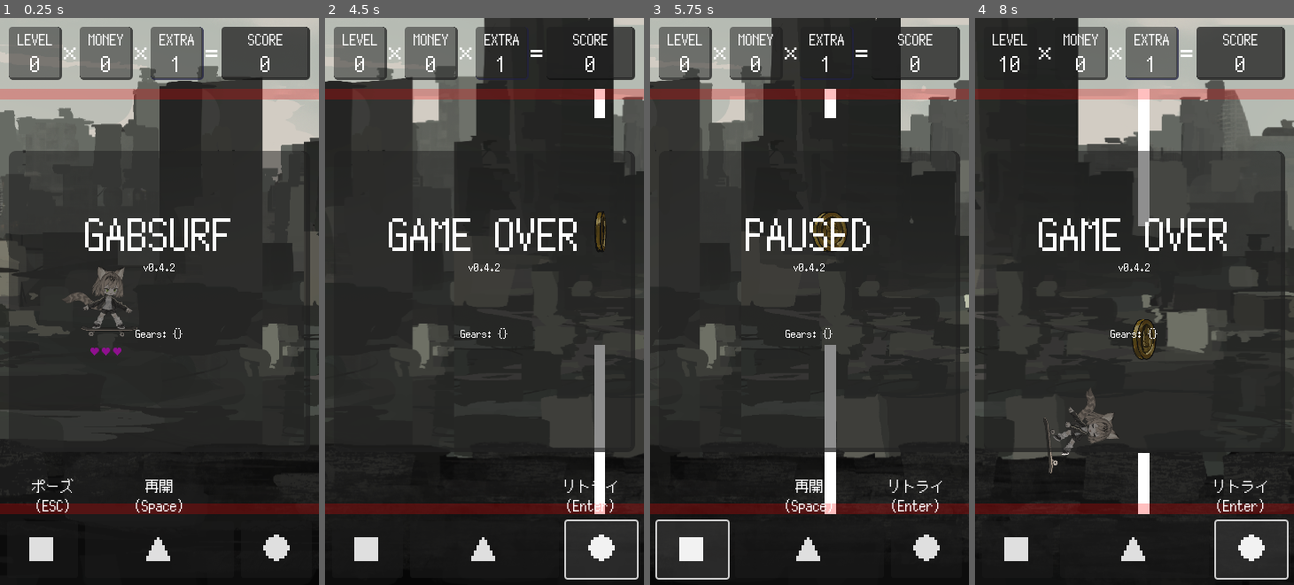
Above: before the commit, frames 1-4 (left to right).
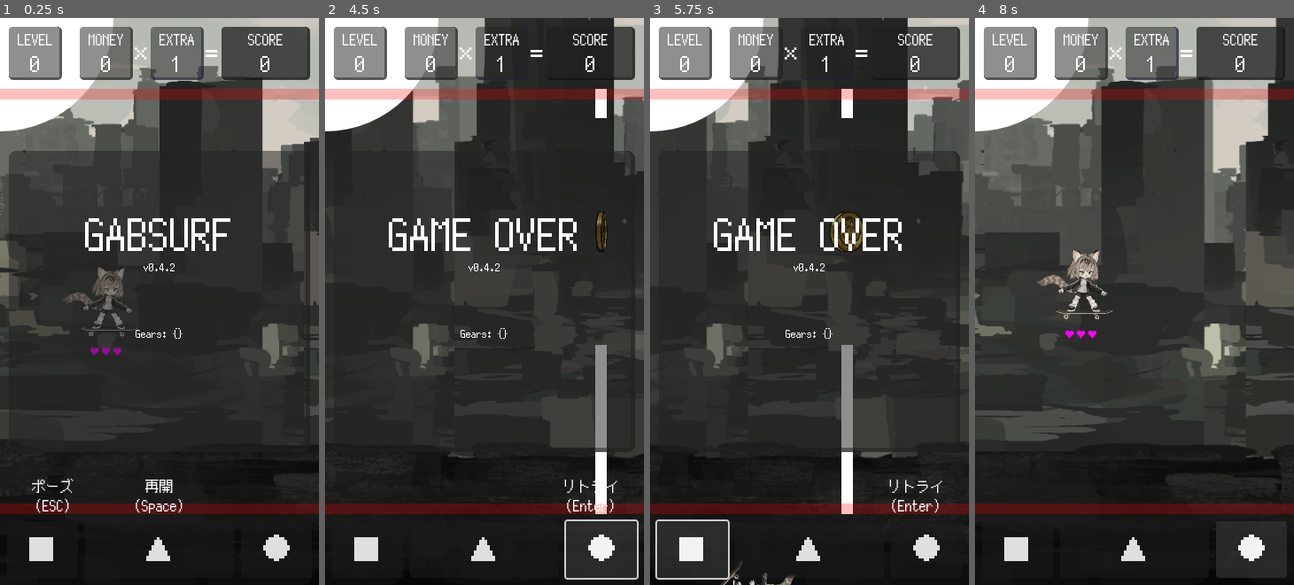
Above: after the commit, the same moments.

Repository: kamikoloss/gabsurf
Game: Godot game, scene res://scenes/main.tscn
The game is run twice, just before and just after one commit, with the same random seed, the same clock (stepped at 60 frames per second) and the same inputs. Sound files missing from this copy of the repository are replaced by a short silence.
Inputs:
- Up to frame 1 (0.25 s): no input
- Up to frame 2 (4.5 s): click "■" at 0.5 s; click "▲" at 1.25 s; click "●" at 2 s; click "■" at 2.75 s; click "▲" at 3.5 s; click "●" at 4.25 s
- Up to frame 3 (5.75 s): click "■" at 5 s
- Up to frame 4 (8 s): click "▲" at 5.75 s; click "●" at 6.5 s; tap Enter at 7.25, 7.35 s; tap Space at 7.52 s

The runs differ from the first frame. In frame 1, 5.2% of the frame differs, in the area x 0-36%, y 0-20%; in frame 2, 5.7%; in frame 3, 12%; in frame 4, 34%, in the area x 0-100%, y 0-100%.

Commit message:
リファクタ

Diff:
--- a/scenes/game.gd
+++ b/scenes/game.gd
@@ -11,7 +11,6 @@
 
 
 # Nodes
-@onready var _hero = $Hero
 @onready var _screen = $Screen
 @onready var _hero_anti_damage_bar = $Hero/UI/TextureProgressBar
 @onready var _bgm_player = $Hero/AudioPlayers/BGM
@@ -41,51 +40,63 @@
 
 
 func _ready():
+	Global.state_changed.connect(_on_state_changed)
 	Global.ui_jumped.connect(_on_ui_jumped)
 	Global.ui_paused.connect(_on_ui_paused)
 	Global.ui_retried.connect(_on_ui_retried)
 	Global.hero_damged.connect(_on_hero_damged)
 	Global.hero_got_level.connect(_on_hero_got_level)
 	Global.hero_got_money.connect(_on_hero_got_money)
+	Global.hero_got_gear.connect(_on_hero_got_gear)
 	Global.hero_entered_shop.connect(_on_hero_entered_shop)
 	Global.hero_exited_shop.connect(_on_hero_exited_shop)
-	Global.hero_got_gear.connect(_on_hero_got_gear)
 	Global.hero_kills_enemy.connect(_on_hero_kills_enemy)
-
-	_initialize_game()
-
-
-func _process(delta):
-	_screen.position.x = _hero.position.x
-
-
-# ゲームを初期化 + 一時停止する
-func _initialize_game():
-	print("---------------- Game Start ----------------")
-	Engine.time_scale = 1.0
-	set_process(false)
-	set_physics_process(false)
 
 	Global.initialize()
 	Gear.initialize()
 
-	_hero_anti_damage_bar.visible = false
-
-	Global.game_initialized.emit()
+
+func _process(delta):
+	_screen.global_position.x = get_viewport().get_camera_2d().global_position.x
+
+
+func _on_state_changed(from):
+	match Global.state:
+		# タイトル画面
+		Global.State.TITLE:
+			print("---------------- TITLE ----------------")
+			Engine.time_scale = 1.0
+			set_process(false)
+			set_physics_process(false)
+			_hero_anti_damage_bar.visible = false
+		# ゲーム中
+		Global.State.ACTIVE:
+			Engine.time_scale = 1.0
+			set_process(true)
+			set_physics_process(true)
+			# BGM を再開する
+			if _bgm_position != null:
+				_bgm_player.play(_bgm_position)
+		# ポーズ中
+		Global.State.PAUSED:
+			Engine.time_scale = 0.0
+			set_process(false)
+			set_physics_process(false)
+			# BGM の再開位置を保持して止める
+			_bgm_position = _bgm_player.get_playback_position()
+			_bgm_player.stop()
+		# ゲームオーバー
+		Global.State.GAMEOVER:
+			print("---------------- GAMEOVER ----------------")
+			_play_se(GAMEOVER_SOUND)
+			_enter_slow(SLOW_SPEED_GAMEOVER, SLOW_DURATION_GAMEOVER)
 
 
 func _on_ui_jumped():
 	# タイトル or ポーズ中 -> ゲーム中
 	var states = [Global.State.TITLE, Global.State.PAUSED]
 	if states.has(Global.state):
-		Engine.time_scale = 1.0
-		set_process(true)
-		set_physics_process(true)
 		Global.state = Global.State.ACTIVE
-
-		# BGM を再開する
-		if (_bgm_position != null):
-			_bgm_player.play(_bgm_position)
 
 	# ゲーム中
 	if Global.state == Global.State.ACTIVE:
@@ -93,18 +104,10 @@
 		_play_se_ui(JUMP_SOUND)
 
 
-
 func _on_ui_paused():
 	# ゲーム中 -> ポーズ中
 	if Global.state == Global.State.ACTIVE:
-		Engine.time_scale = 0.0
-		set_process(false)
-		set_physics_process(false)
 		Global.state = Global.State.PAUSED
-
-		# BGM の再開位置を保持して止める
-		_bgm_position = _bgm_player.get_playback_position()
-		_bgm_player.stop()
 
 
 func _on_ui_retried():
@@ -124,10 +127,6 @@
 	# Hero の残機が 0 になった場合: ゲームオーバー
 	if Global.life <= 0:
 		Global.state = Global.State.GAMEOVER
-		_play_se(GAMEOVER_SOUND)
-		_enter_slow(SLOW_SPEED_GAMEOVER, SLOW_DURATION_GAMEOVER)
-		print("Game is ended.")
-		Global.game_ended.emit()
 		return
 
 	# まだ残機がある and 無敵状態ではない: 無敵状態に突入する
@@ -245,10 +244,10 @@
 func _enter_anti_damage(duration):
 	Global.is_hero_anti_damage = true
 
-	var _tween = _get_anti_damage_tween()
 	_hero_anti_damage_bar.visible = true
 	_hero_anti_damage_bar.value = 100
 
+	var _tween = _get_anti_damage_tween()
 	_tween.tween_property(_hero_anti_damage_bar, "value", 0, duration)
 	_tween.tween_callback(func(): _hero_anti_damage_bar.visible = false)
 	_tween.tween_callback(func(): Global.is_hero_anti_damage = false)
--- a/scenes/gear.gd
+++ b/scenes/gear.gd
@@ -1,13 +1,4 @@
 extends Node
-
-# Gear に関連する処理
-
-# Gear の効果をどこに実装するか
-# 基本: game._on_hero_got_gear()
-# ATD, EME: game._on_hero_kills_enemy()
-# GTM: game._process_spawn_gate()
-# MSB: hero._on_hero_got_gear()
-# EMP, EMS: spawner._on_hero_got_gear()
 
 
 # Gear の種類
@@ -39,8 +30,9 @@
 	GearType.LFM: { "c": 0, "m": 3, "i": 12, "t": "臓器売買", "d": "残機 -1\nMONEY +10", "f": null },
 	GearType.LOT: { "c": 2, "m": 5, "i": 5, "t": "宝くじ", "d": "MONEY +0 ~ +5", "f": null},
 	GearType.MSB: { "c": 2, "m": 3, "i": 6, "t": "ミサイル", "d": "ジャンプ{0}回ごとに\nミサイルを1発発射する", "f": [5, 3, 2] },
+	#GearType.MSH: { "c": 2, "m": 3, "i": 6, "t": "追尾ミサイル", "d": "ミサイルが敵を追いかける\n (追尾強度: {0})", "f": ["小", "中", "大"] },
 	#GearType.MSM: { "c": 2, "m": 3, "i": 6, "t": "マルチミサイル", "d": "ミサイルを{0}\n方向に発射する", "f": [2, 3, 5] },
-	#GearType.MSW: { "c": 2, "m": 3, "i": 6, "t": "スーパーミサイル", "d": "壁がミサイル{0}発で\n壊れるようになる", "f": [5, 3, 2] },
+	#GearType.MSW: { "c": 2, "m": 3, "i": 6, "t": "巨大ミサイル", "d": "壁がミサイル{0}発で\n壊れるようになる", "f": [5, 3, 2] },
 	GearType.NOE: { "c": 10, "m": 1, "i": 1, "t": "安全運転", "d": "敵が出現しなくなる\n EXTRA x2", "f": null},
 	GearType.NOS: { "c": 10, "m": 1, "i": 1, "t": "ミニマリスト", "d": "ショップが出現しなくなる\nEXTRA x2", "f": null },
 	GearType.SCL: { "c": 5, "m": 1, "i": 9, "t": "ジェットエンジン", "d": "進行速度 x1.25\nEXTRA x2", "f": null },
@@ -131,7 +123,7 @@
 		var _random = _gears_on_sale[randi() % _gears_on_sale.size()]
 
 		# 避ける Gear が抽選された場合: NG 次のループへ
-		if (_random == ignore):
+		if _random == ignore:
 			continue
 
 		# すでに持っている場合
@@ -157,9 +149,9 @@
 
 	# ギア名をランクの色にする
 	var _rank_color = null
-	for _key in GEAR_RANK:
-		if (GEAR_RANK[_key].has(gear)):
-			_rank_color = _key
+	for key in GEAR_RANK:
+		if GEAR_RANK[key].has(gear):
+			_rank_color = key
 	match _rank_color:
 		Global.Rank.WHITE:
 			_title = _gear_info["t"]
--- a/scenes/global.gd
+++ b/scenes/global.gd
@@ -2,8 +2,13 @@
 
 
 # Signals
-signal game_initialized # ゲームが初期化されたとき
-signal game_ended # ゲームが終了したとき
+signal state_changed
+signal rank_changed
+signal level_changed
+signal money_changed
+signal extra_changed
+signal score_changed
+signal life_changed
 
 signal ui_jumped # ジャンプボタンを押したとき
 signal ui_paused # ポーズボタンを押したとき
@@ -17,17 +22,10 @@
 signal hero_exited_shop # Shop を出たとき
 signal hero_kills_enemy # Enemy を倒したとき
 
-signal state_changed
-signal rank_changed
-signal level_changed
-signal money_changed
-signal extra_changed
-signal score_changed
-signal life_changed
-
 
 # Enums
 enum State {
+	NONE, # 初期値
 	TITLE, # タイトル
 	ACTIVE, # ゲーム中
 	PAUSED, # ポーズ中
@@ -35,6 +33,7 @@
 }
 
 enum Rank {
+	NONE, # 初期値
 	WHITE,
 	BLUE,
 	GREEN,
@@ -53,7 +52,7 @@
 var is_hero_anti_damage: bool = false # Hero が無敵状態かどうか
 var hero_move_velocity: int = 200 # Hero の横移動の速度 (px/s)
 
-var state: State = State.TITLE:
+var state: State = State.NONE:
 	get:
 		return state
 	set(value):
@@ -64,7 +63,7 @@
 		print("[Global] state is changed. ({0} -> {1})".format([_from, value]))
 		state_changed.emit(_from)
 
-var rank: Rank = Rank.WHITE:
+var rank: Rank = Rank.NONE:
 	get:
 		return rank
 	set(value):
--- a/scenes/hero.gd
+++ b/scenes/hero.gd
@@ -27,7 +27,7 @@
 
 
 func _ready():
-	Global.game_ended.connect(_on_game_ended)
+	Global.state_changed.connect(_on_state_changed)
 	Global.ui_jumped.connect(_on_ui_jumped)
 	Global.hero_got_gear.connect(_on_hero_got_gear)
 	Global.life_changed.connect(_on_life_changed)
@@ -51,17 +51,19 @@
 		move_and_slide()
 
 	# ゲームオーバー: 回転する + 落下する
-	# 吹き飛ぶ処理は _on_game_ended() 内でやる
+	# 吹き飛ぶ処理は _on_state_changed() 内でやる
 	if Global.state == Global.State.GAMEOVER:
 		_hero_sprite.rotation += DEAD_ROTATION * delta
 		move_and_slide()
 
 
-func _on_game_ended():
-	# 吹き飛ぶ
-	velocity = DEAD_VELOCITY
-	_hero_sprite.stop()
-	_hero_sprite.play("die")
+func _on_state_changed(from):
+	match Global.state:
+		Global.State.GAMEOVER:
+			# 吹き飛ぶ
+			velocity = DEAD_VELOCITY
+			_hero_sprite.stop()
+			_hero_sprite.play("die")
 
 
 func _on_ui_jumped():
@@ -183,7 +185,7 @@
 	# ゲーム中に　Hero が画面外に出た場合: 強制ゲームーオーバー
 	if area.is_in_group("ScreenOut"):
 		print("[Hero] exited screen.")
-		Global.game_ended.emit()
+		Global.state = Global.State.GAMEOVER
 
 	if area.is_in_group("Shop"):
 		print("[Hero] exited shop.")
--- a/scenes/main.tscn
+++ b/scenes/main.tscn
@@ -622,6 +622,9 @@
 shape = SubResource("RectangleShape2D_d24ya")
 debug_color = Color(0, 0, 0, 0)
 
+[node name="Circle" type="Sprite2D" parent="Game/Screen"]
+texture = ExtResource("4_h180i")
+
 [node name="Walls" type="Node2D" parent="Game"]
 z_index = 20
 
--- a/scenes/spawner.gd
+++ b/scenes/spawner.gd
@@ -31,10 +31,10 @@
 
 
 func _ready():
+	Global.state_changed.connect(_on_state_changed)
 	Global.hero_got_money.connect(_on_hero_got_money)
 	Global.hero_got_gear.connect(_on_hero_got_gear)
 	Global.hero_exited_shop.connect(_on_hero_exited_shop)
-	Global.state_changed.connect(_on_state_changed)
 
 	_is_spawn_gate = false
 	_is_spawn_enemy = false
@@ -43,6 +43,12 @@
 func _process(delta):
 	_process_spawn_gate(delta)
 	_process_spawn_enemy(delta)
+
+
+func _on_state_changed(from):
+	var _is_active = Global.state == Global.State.ACTIVE
+	_is_spawn_gate = _is_active
+	_is_spawn_enemy = _is_active
 
 
 func _on_hero_got_money():
@@ -74,12 +80,6 @@
 	if Global.state == Global.State.ACTIVE:
 		_is_spawn_gate = true
 		_is_spawn_enemy = true
-
-
-func _on_state_changed(from):
-	var _is_active = Global.state == Global.State.ACTIVE
-	_is_spawn_gate = _is_active
-	_is_spawn_enemy = _is_active
 
 
 # ゲートを生成しつづける (_process 内で呼ぶ)
--- a/scenes/ui.gd
+++ b/scenes/ui.gd
@@ -27,8 +27,7 @@
 
 
 func _ready():
-	Global.game_initialized.connect(_on_game_initialized)
-	Global.game_ended.connect(_on_game_ended)
+	Global.state_changed.connect(_on_state_changed)
 	Global.rank_changed.connect(_on_rank_changed)
 	Global.level_changed.connect(_on_level_changed)
 	Global.money_changed.connect(_on_money_changed)
@@ -79,21 +78,20 @@
 	Global.ui_retried.emit()
 
 
-func _on_game_initialized():
-	_panel_body.visible = true
-	_label_title.text = "GABSURF"
-	_footer_pause.visible = true
-	_footer_jump.visible = true
-	_footer_retry.visible = false
-	_refresh_label_gear()
-
-
-func _on_game_ended():
-	_panel_body.visible = true
-	_label_title.text = "GAME OVER"
-	_footer_pause.visible = false
-	_footer_jump.visible = false
-	_footer_retry.visible = true
+func _on_state_changed(from):
+	match Global.state:
+		Global.State.TITLE:
+			_panel_body.visible = true
+			_label_title.text = "GABSURF"
+			_footer_pause.visible = true
+			_footer_jump.visible = true
+			_footer_retry.visible = false
+		Global.State.GAMEOVER:
+			_panel_body.visible = true
+			_label_title.text = "GAME OVER"
+			_footer_pause.visible = false
+			_footer_jump.visible = false
+			_footer_retry.visible = true
 	_refresh_label_gear()
 
 
